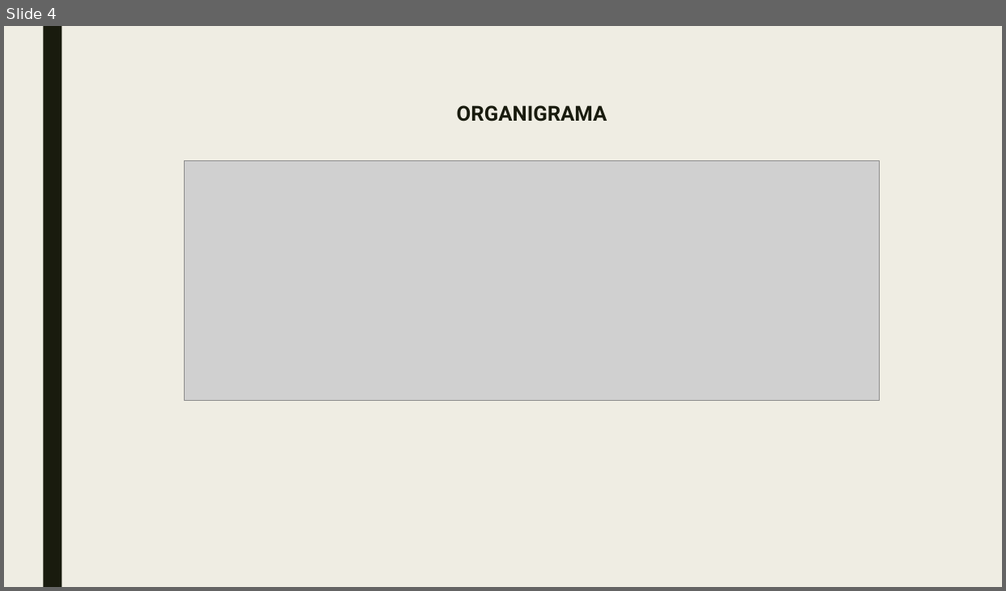
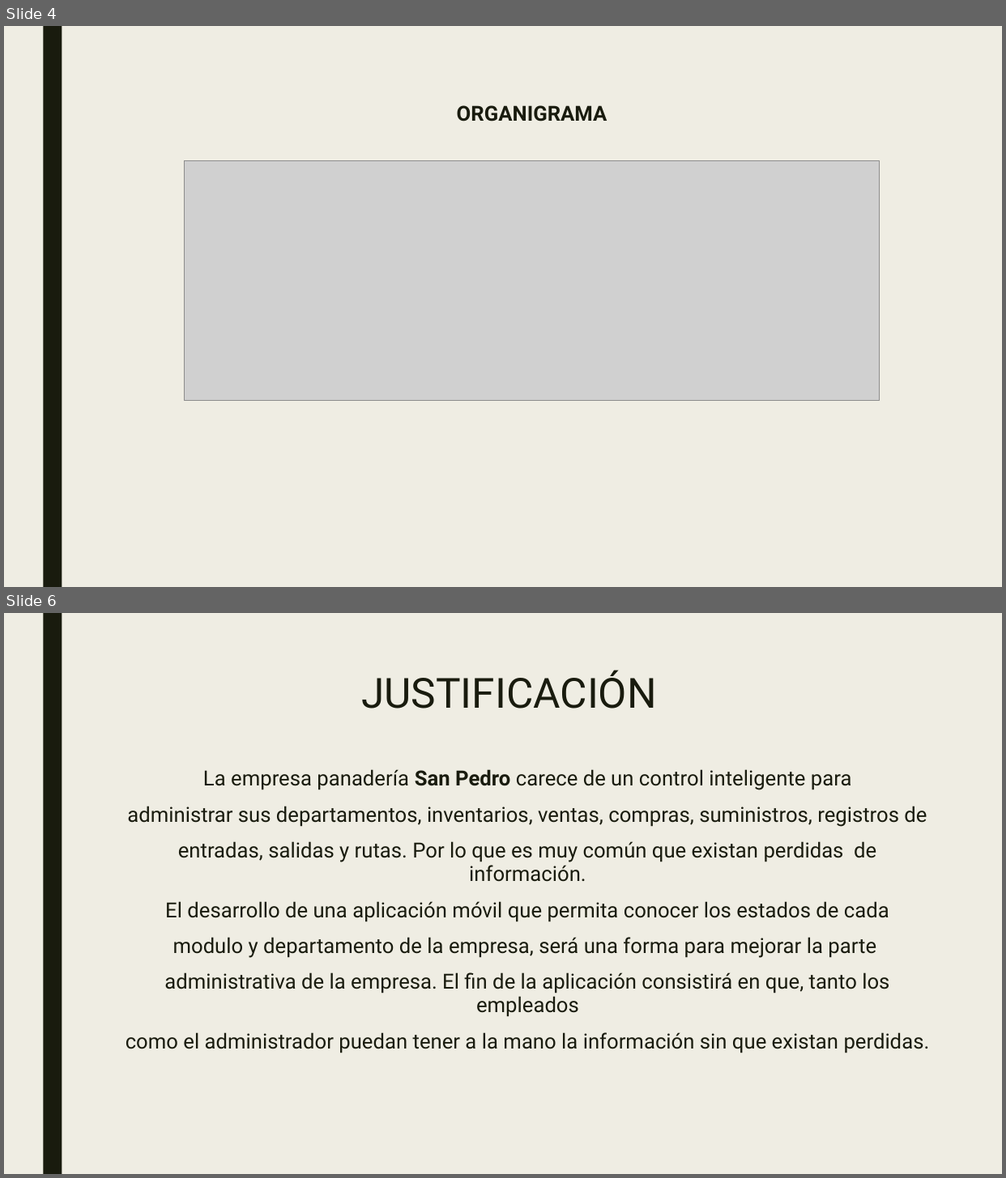
Before and after one commit to SM-ROOT/SM-ROOT, a slide deck: 9°A/Integradora/diapositiva/SM-ROOT_APPMO-SP.pptx. Shown one above the other, each under a label of ours: slide 4 before the commit, slides 4 and 6 after it; the slides between them are not shown. The pictures are 1006x591 and 1006x1178 pixels, drawn with LibreOffice and Linux fonts; fonts in the diff are those of the drawing; grey boxes stand for pictures. Boxes give left, top, right and bottom in pixels: in the first picture for what was removed or moved away, otherwise in the second. Text is boxed around its words. In the diff, an @@ line names an element or a change of style, - is before the commit and + after.

```diff
--- a/9°A/Integradora/diapositiva/SM-ROOT_APPMO-SP.pptx
+++ b/9°A/Integradora/diapositiva/SM-ROOT_APPMO-SP.pptx
@@ slide 6 added at [4, 613, 1002, 1174], background #EFEDE3; not listed: 1 template element that a slide beside it also shows @@
@@ title added at [361, 670, 656, 709], 40 pt, text #191B0E @@
+JUSTIFICACIÓN
@@ text added at [126, 769, 930, 1054], 20 pt, text #191B0E @@
+La empresa panadería San Pedro carece de un control inteligente para
+administrar sus departamentos, inventarios, ventas, compras, suministros, registros de
+entradas, salidas y rutas. Por lo que es muy común que existan perdidas de información.
+El desarrollo de una aplicación móvil que permita conocer los estados de cada
+modulo y departamento de la empresa, será una forma para mejorar la parte
+administrativa de la empresa. El fin de la aplicación consistirá en que, tanto los empleados
+como el administrador puedan tener a la mano la información sin que existan perdidas.
```
Also in this commit, not shown: 2 slides changed, 16 other slides added, 1 slide removed, 3 other files.
